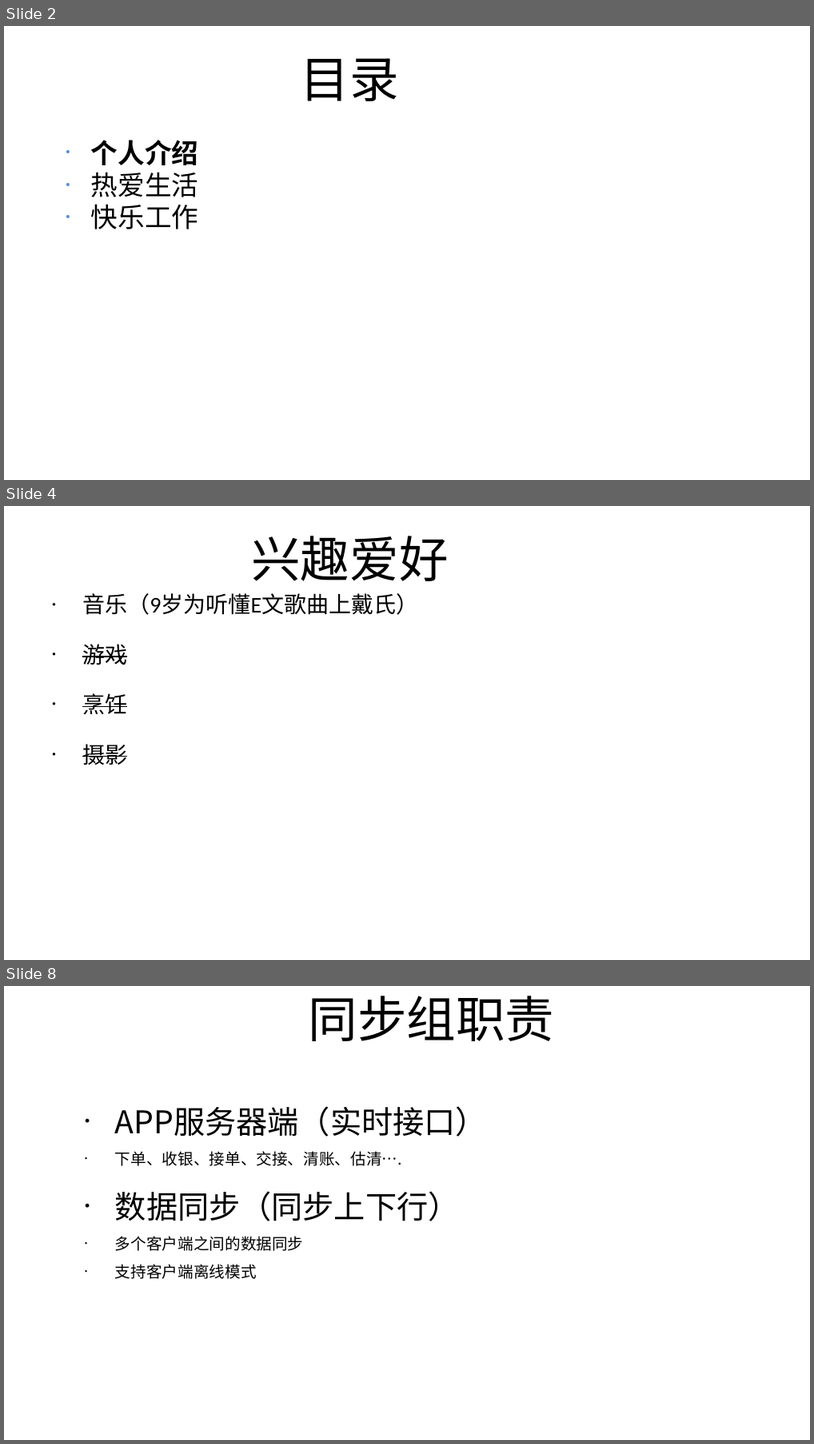
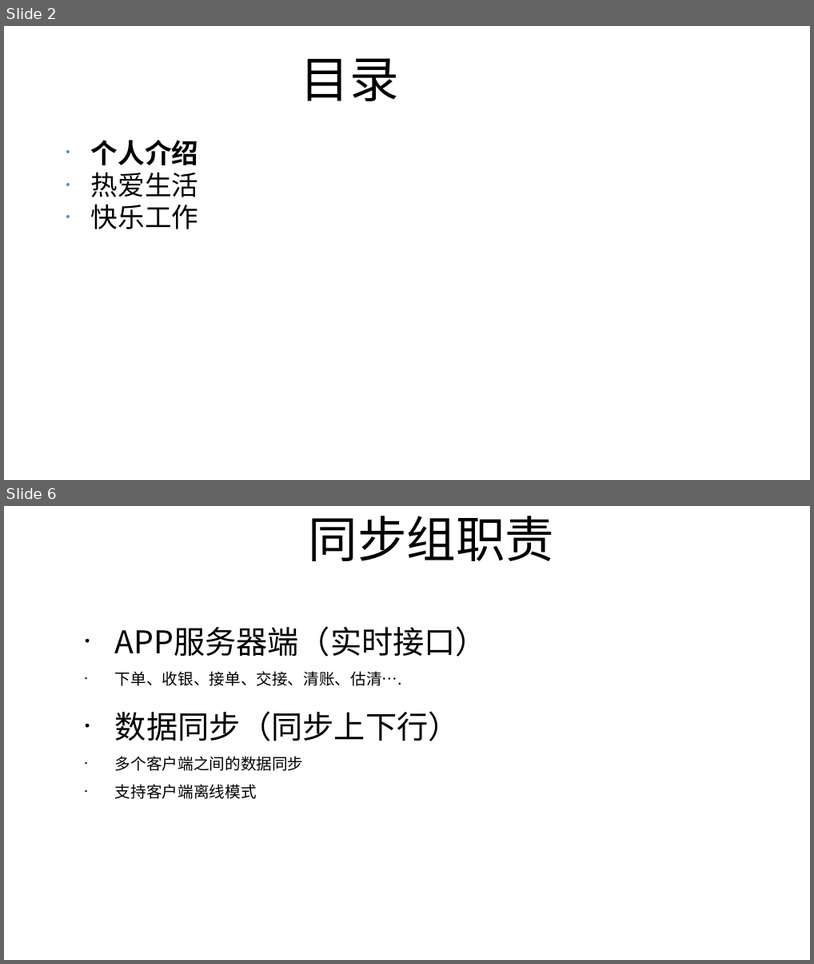
Before and after one commit to coderGun/gene, a slide deck: 入职分享_任勇.odp. Shown one above the other, each under a label of ours: slides 2, 4 and 8 before the commit, slides 2 and 6 after it; the slides between them are not shown. The pictures are 814x1444 and 814x964 pixels, drawn with LibreOffice and Linux fonts; fonts in the diff are those of the drawing. Boxes give left, top, right and bottom in pixels: in the first picture for what was removed or moved away, otherwise in the second. Text is boxed around its words. In the diff, an @@ line names an element or a change of style, - is before the commit and + after.

```diff
--- a/入职分享_任勇.odp
+++ b/入职分享_任勇.odp
@@ slide 4 removed at (4, 506, 810, 960), background #FFFFFF @@
@@ title removed at (251, 536, 448, 581) @@
-兴趣爱好
@@ text removed at (82, 593, 419, 764) @@
-• 音乐（9岁为听懂E文歌曲上戴氏）
-• 游戏
-• 烹饪
-• 摄影
@@ what was slide 8 is now slide 6 @@
```
Also in this commit, not shown: 2 slides changed, 2 slides added, 3 other slides removed.
